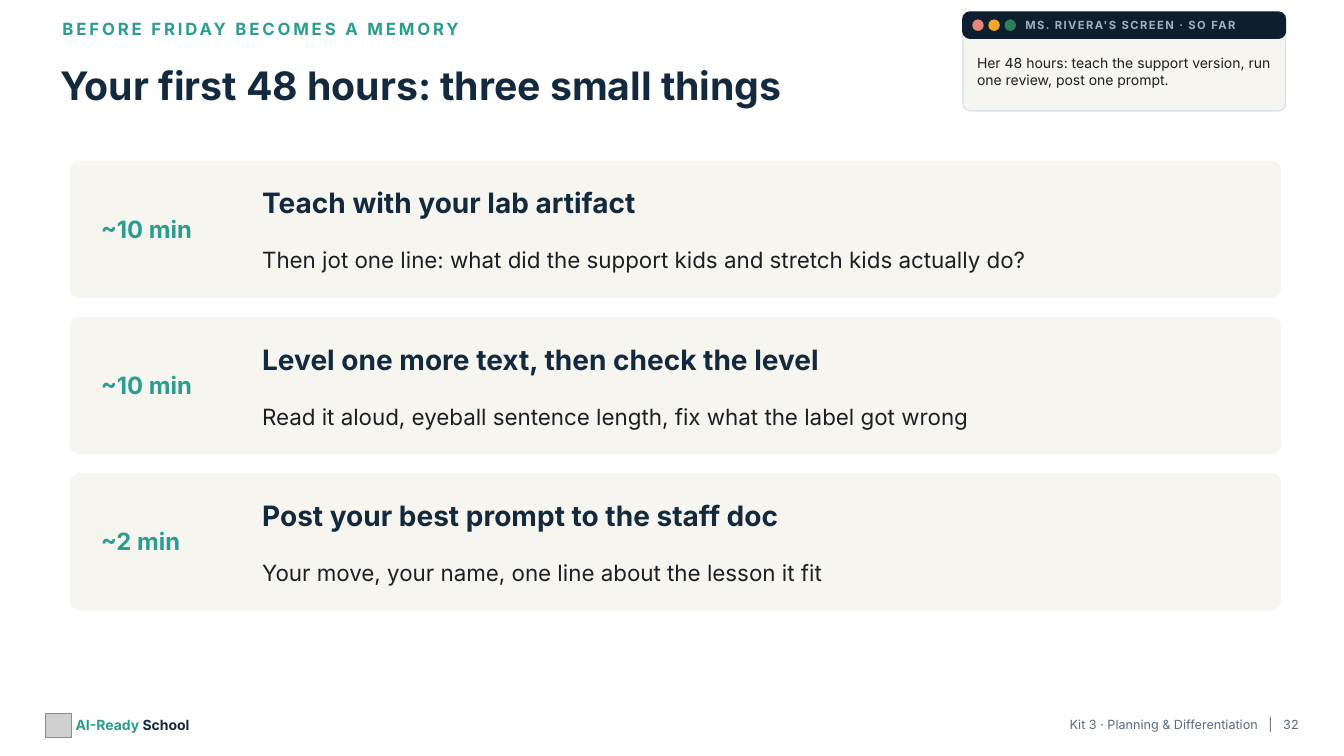
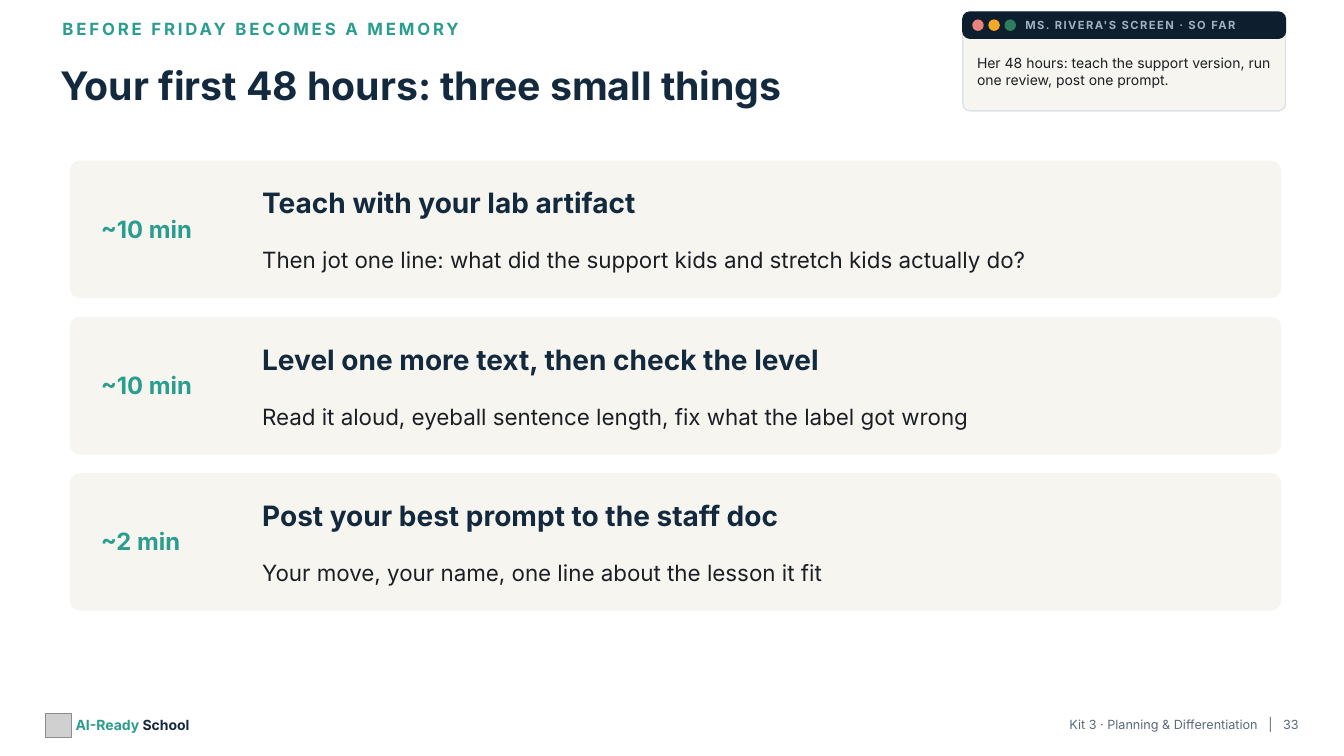
Before and after one commit to aspinozzi1/Ai-School-Ready, a slide deck: slide 33 of kits/kit03/Kit03_PresentationDeck.pptx (slide 32 before the commit). Drawn at 1344x756 pixels with LibreOffice and Linux fonts; fonts in the diff are those of the drawing; grey boxes stand for pictures. Boxes give left, top, right and bottom in pixels: in the first picture for what was removed or moved away, otherwise in the second. Text is boxed around its words. In the diff, an @@ line names an element or a change of style, - is before the commit and + after.

```diff
--- a/kits/kit03/Kit03_PresentationDeck.pptx
+++ b/kits/kit03/Kit03_PresentationDeck.pptx
@@ text at <box>1069,719,1299,732</box>: text changed @@
-Kit 3 · Planning & Differentiation | 32
+Kit 3 · Planning & Differentiation | 33
```
Also in this commit, not shown: 14 other slides changed, 1 slide added, 7 other files.
